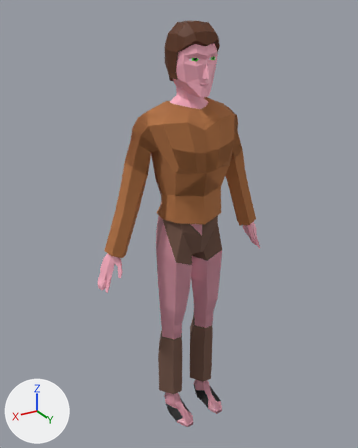
Two versions of the FBX model Assets/Resources/Meshes/Humans/LowPolyHuman.fbx, one commit apart.
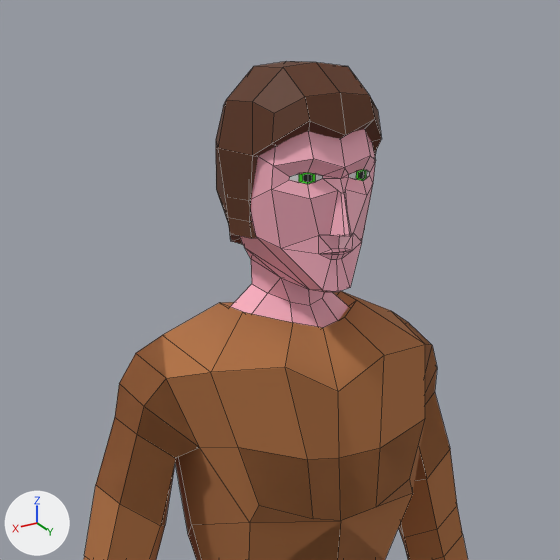
Each version is shown whole from a 50 mm camera at (1.075, 1.688, 1.854) aimed at (0.029, -0.055, 0.983), then close up on the part from 26% to 78% of the width and 0% to 42% of the height. Every picture has the same lights, and +X, +Y and +Z are marked at lower left. The close-ups show mesh edges as thin lines. Where no turn or scale is listed for an object, it has been applied to the vertices.

Before the edit, the objects in view are built like this:
```python
me_cube_001 = bpy.data.meshes.new('Cube.001')
me_cube_001.from_pydata(...)  # 114 vertices, 114 faces; spans x -0.1..0.1, y -0.114..0.1, z -0.129..0.1
me_cube_001.materials.append(mat_hair)  # brown #5a2e10
me_cube_011 = bpy.data.meshes.new('Cube.011')
me_cube_011.from_pydata(...)  # 159 vertices, 158 faces; spans x -0.088..0.088, y -0.101..0.113, z 1.494..1.799
# faces by material slot: [138, 4, 4, 12]
me_cube_011.materials.append(mat_skin)  # pink #ffb3c5
me_cube_011.materials.append(mat_eye_white)  # white #e7e7e7
me_cube_011.materials.append(mat_eye_black)  # black #000000
me_cube_011.materials.append(mat_eye_color)  # green #3be700
me_cube_016 = bpy.data.meshes.new('Cube.016')
me_cube_016.from_pydata(...)  # 172 vertices, 160 faces; spans x -0.387..0.391, y -0.151..0.118, z 0.907..1.528
me_cube_016.materials.append(mat_shirt)  # brown #b27344
ob_hair = bpy.data.objects.new('Hair', me_cube_001)
ob_hair.location = (0.0, 0.0, 1.72)
ob_head = bpy.data.objects.new('Head', me_cube_011)
ob_head.location = (0.0, 0.0, 0.0)
ob_shirt = bpy.data.objects.new('Shirt', me_cube_016)
ob_shirt.location = (0.0, 0.0, 0.0)
```
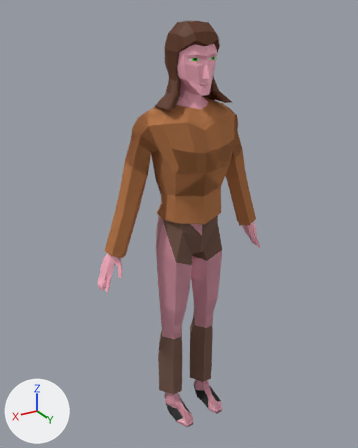
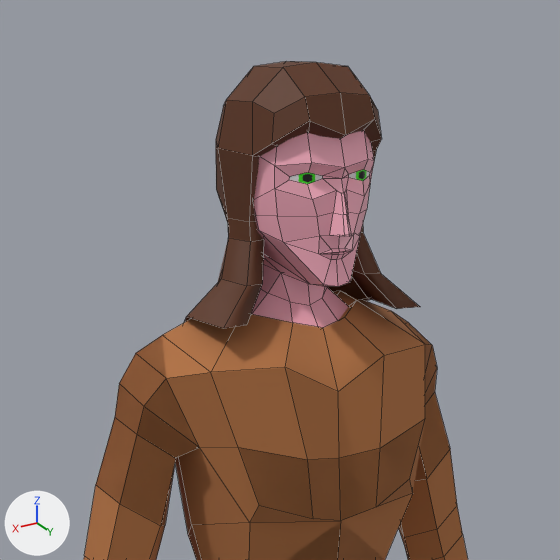
Commit message: Improved human model

What the commit changed:
me_cube_001 is used by ob_hair; location (0.0, 0.0, 1.72).
me_cube_001 had 114 vertices, 114 faces and spanned x -0.1..0.1, y -0.114..0.1, z -0.129..0.1.
me_cube_001 now has 150 vertices, 150 faces and spans x -0.151..0.151, y -0.124..0.1, z -0.253..0.1.
Part 1, on me_cube_001:
8 vertices are removed from x -0.086..0.086, y -0.073..0.021, z -0.119..-0.104.
18 faces are deleted.
4 vertices in x -0.061..0.061, y -0.081..-0.078, z -0.106..-0.099 move by (0.0, -0.001, -0.002).
4 vertices in x -0.048..0.048, y -0.076..-0.059, z -0.126..-0.112 move by (0.0, -0.003, -0.005).
10 vertices move from x -0.086..0.086, y -0.079..-0.029, z -0.129..-0.084 to x -0.086..0.086, y -0.082..-0.031, z -0.133..-0.085.
44 vertices are added at x -0.151..0.151, y -0.124..0.063, z -0.253..-0.107.
54 new faces join them.
me_cube_011 is used by ob_head; location (0.0, 0.0, 0.0).
me_cube_011 had 159 vertices, 158 faces and spanned x -0.088..0.088, y -0.101..0.113, z 1.494..1.799.
me_cube_011 now has 157 vertices, 156 faces and spans x -0.087..0.087, y -0.101..0.113, z 1.494..1.799.
Part 2, on me_cube_011:
26 vertices are removed from x -0.05..0.05, y 0.074..0.093, z 1.667..1.697.
48 faces are deleted.
6 vertices in x -0.088..-0.066, y -0.077..0.057, z 1.672..1.75 move by (0.002, 0.0, 0.0).
6 vertices in x 0.066..0.088, y -0.077..0.057, z 1.672..1.75 move by (-0.002, 0.0, 0.0).
3 vertices in x -0.037..0.037, y 0.013..0.059, z 1.548..1.563 move by (0.0, 0.0, 0.007).
3 vertices in x -0.088..-0.076, y -0.033..0.053, z 1.661..1.677 move by (0.005, 0.0, 0.0).
3 vertices in x -0.026..0.026, y 0.083..0.091, z 1.622..1.689 move by (0.0, 0.003, 0.0).
3 vertices in x 0.076..0.088, y -0.033..0.053, z 1.661..1.677 move by (-0.005, 0.0, 0.0).
24 vertices move from x -0.079..0.079, y -0.071..0.093, z 1.553..1.76 to x -0.074..0.074, y -0.071..0.091, z 1.559..1.76.
24 vertices are added at x -0.079..0.079, y -0.093..0.106, z 1.643..1.697.
46 new faces join them.
me_cube_011 no longer uses material mat_eye_white (white #e7e7e7).
me_cube_011 no longer uses material mat_eye_black (black #000000).
me_cube_011 no longer uses material mat_eye_color (green #3be700).

Pixel boxes [x1, y1, x2, y2] of what changed, in the close-ups (560 x 560 px; the box of a moved part takes in the faces that stretch with it):
'Hair', reshaped (42% wider, 45% taller)
    before: [216, 61, 382, 245]
    after: [184, 61, 420, 328]
'Head', reshaped
    before: [230, 129, 376, 328]
    after: [251, 131, 374, 328]
part 1 of me_cube_001, built on
    before: [216, 144, 257, 245]
    after: [184, 144, 420, 328]
part 2 of me_cube_011, moved or reshaped
    before: [239, 129, 376, 302]
    after: [254, 131, 374, 302]
